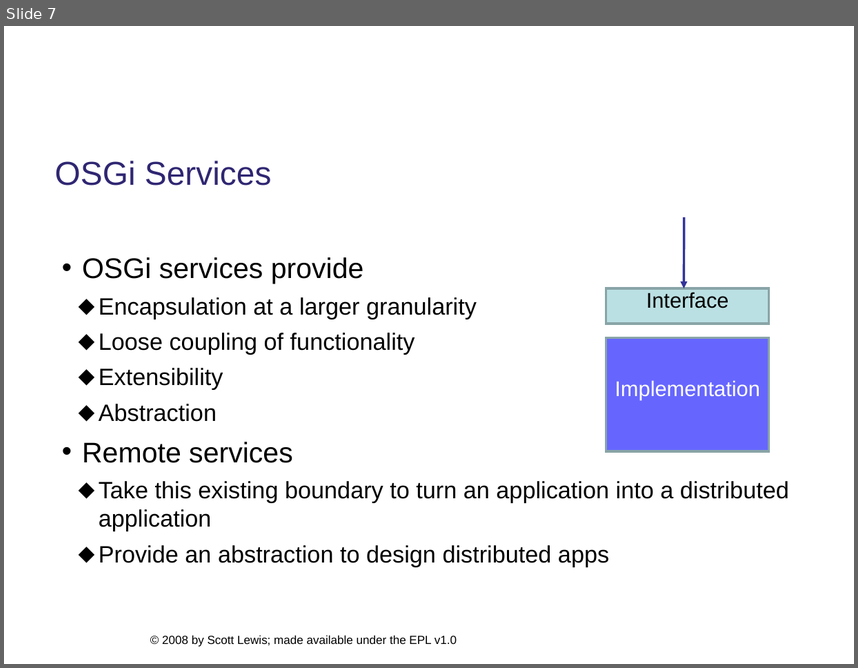
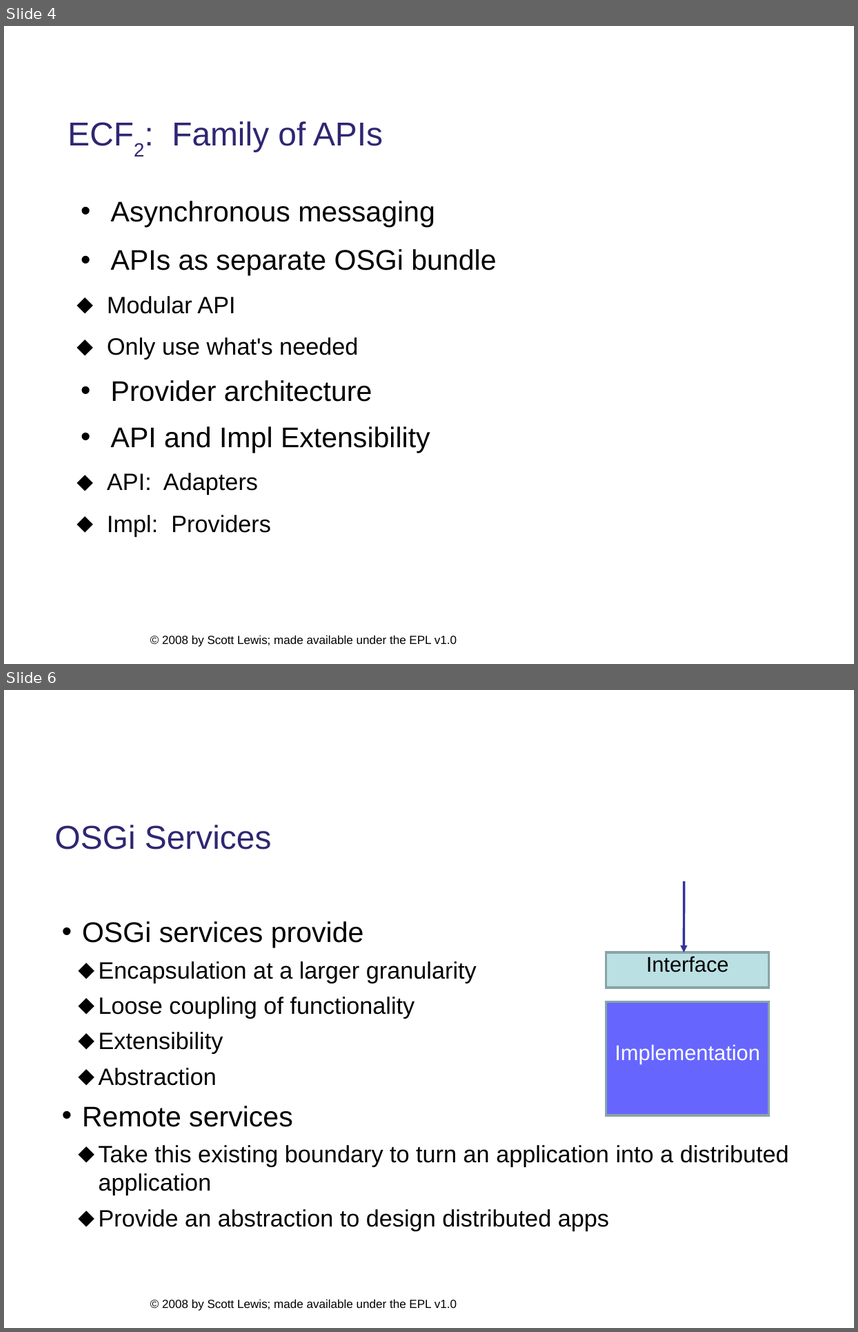
Before and after one commit to eclipse/ecf-website, a slide deck: presentations/eclipsedayatgoogleplex2008/ecf_overview_slewis.ppt. Shown one above the other, each under a label of ours: slide 7 before the commit, slides 4 and 6 after it; the slides between them are not shown. The pictures are 858x668 and 858x1332 pixels, drawn with LibreOffice and Linux fonts; fonts in the diff are those of the drawing; background and template pictures are left out. Boxes give left, top, right and bottom in pixels: in the first picture for what was removed or moved away, otherwise in the second. Text is boxed around its words. In the diff, an @@ line names an element or a change of style, - is before the commit and + after.

```diff
--- a/presentations/eclipsedayatgoogleplex2008/ecf_overview_slewis.ppt
+++ b/presentations/eclipsedayatgoogleplex2008/ecf_overview_slewis.ppt
@@ slide 4 added at box(4, 26, 854, 664), background #FFFFFF; not listed: 1 template element that a slide beside it also shows @@
@@ title added at box(172, 121, 383, 152), 28 pt, text #2F2672 @@
+ECF2: Family of APIs
@@ text added at box(107, 201, 496, 536), 24 pt, text #000000 @@
+• Asynchronous messaging
+• APIs as separate OSGi bundle
+  ⬥ Modular API
+  ⬥ Only use what's needed
+• Provider architecture
+• API and Impl Extensibility
+  ⬥ API: Adapters
+  ⬥ Impl: Providers
@@ what was slide 7 is now slide 6 @@
```
Also in this commit, not shown: 2 slides changed, 2 other slides added, 4 slides removed, 1 other file.
